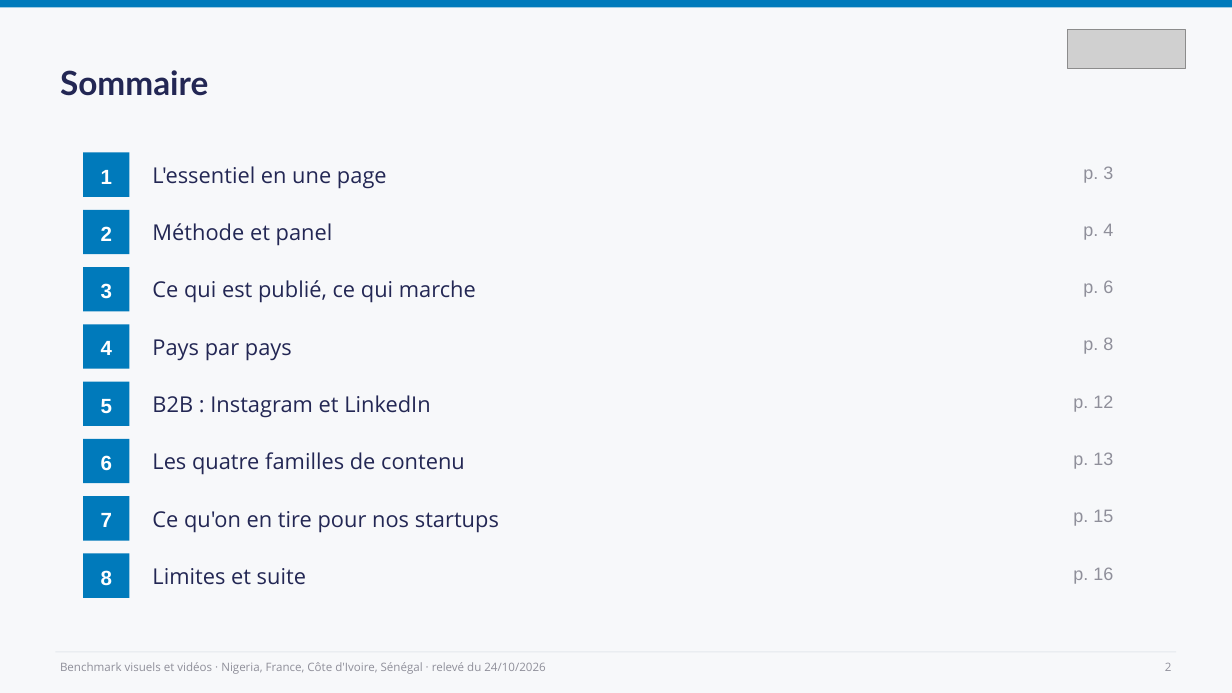
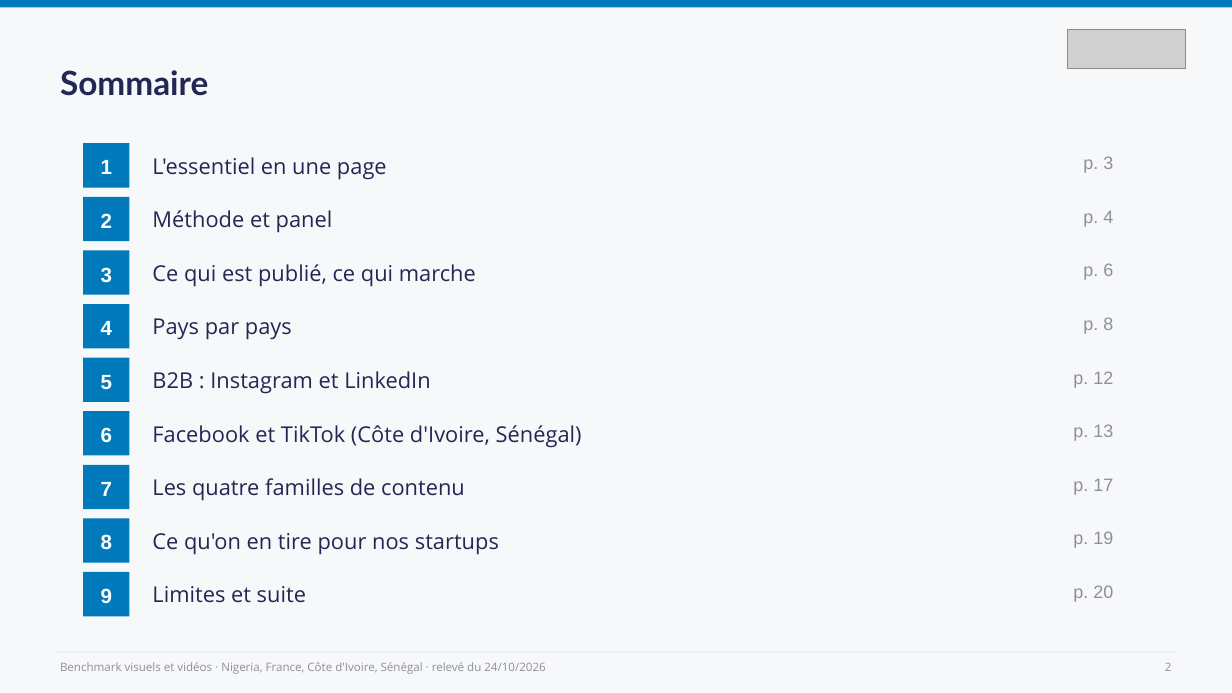
Before and after one commit to leslita06/fatima-unifood-fictif, a slide deck: slide 2 of benchmark-visuels/2026-10-24_benchmark-visuels-videos.pptx. Drawn at 1232x693 pixels with LibreOffice and Linux fonts; fonts in the diff are those of the drawing; grey boxes stand for pictures. Boxes give left, top, right and bottom in pixels: in the first picture for what was removed or moved away, otherwise in the second. Text is boxed around its words. In the diff, an @@ line names an element or a change of style, - is before the commit and + after.

```diff
--- a/benchmark-visuels/2026-10-24_benchmark-visuels-videos.pptx
+++ b/benchmark-visuels/2026-10-24_benchmark-visuels-videos.pptx
@@ 5 texts, 1 rectangle: place and size @@
-5 texts, 1 rectangle at [83,152,1113,246]
+5 texts, 1 rectangle at [83,143,1113,233]
@@ 4 texts, 2 rectangles: place and size @@
-4 texts, 2 rectangles at [83,210,1113,311]
+4 texts, 2 rectangles at [83,197,1113,295]
@@ 3 texts, 1 rectangle: place and size @@
-3 texts, 1 rectangle at [83,324,1113,369]
+3 texts, 1 rectangle at [83,304,1113,348]
@@ 3 texts, 1 rectangle: place and size @@
-3 texts, 1 rectangle at [83,382,1113,426]
+3 texts, 1 rectangle at [83,358,1113,402]
@@ text added at [152,425,582,448], 17 pt, text #232754 @@
+Facebook et TikTok (Côte d'Ivoire, Sénégal)
@@ 3 texts, 2 rectangles: place and size @@
-3 texts, 2 rectangles at [83,439,1113,541]
+3 texts, 2 rectangles at [83,411,1113,509]
@@ text "Les quatre familles de contenu": place and size @@
-text "Les quatre familles de contenu" at [152,452,465,475]
+text "Les quatre familles de contenu" at [152,478,465,501]
@@ text at [1073,479,1113,495]: text changed @@
-p. 15
+p. 17
@@ text "8": place and size @@
-text "8" at [101,570,112,585]
+text "8" at [101,534,112,549]
@@ rectangle: place and size @@
-rectangle at [83,554,129,598]
+rectangle at [83,518,129,563]
@@ text "Ce qu'on en tire pour ...": place and size @@
-text "Ce qu'on en tire pour ..." at [152,511,499,533]
+text "Ce qu'on en tire pour ..." at [152,533,499,555]
@@ text at [1073,531,1113,548]: text changed @@
-p. 16
+p. 19
@@ rectangle added at [83,572,129,616], fill #007ABB @@
@@ text added at [101,588,112,603], 16 pt, text #FFFFFF, bold @@
+9
@@ text "Limites et suite": place and size @@
-text "Limites et suite" at [152,568,306,585]
+text "Limites et suite" at [152,586,306,603]
@@ text added at [1073,585,1113,602], 14 pt, text #8F8F9A @@
+p. 20
```
Also in this commit, not shown: 7 other slides changed, 4 slides added, 1 other file.
